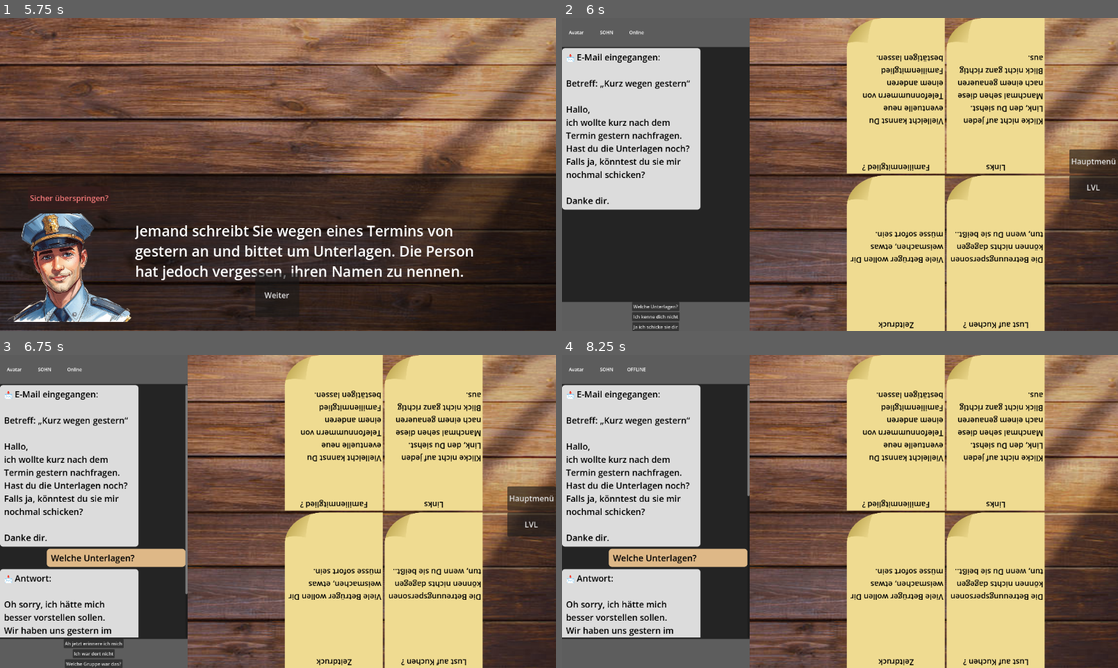
Above: before the commit, frames 1-4 (two rows, left to right).
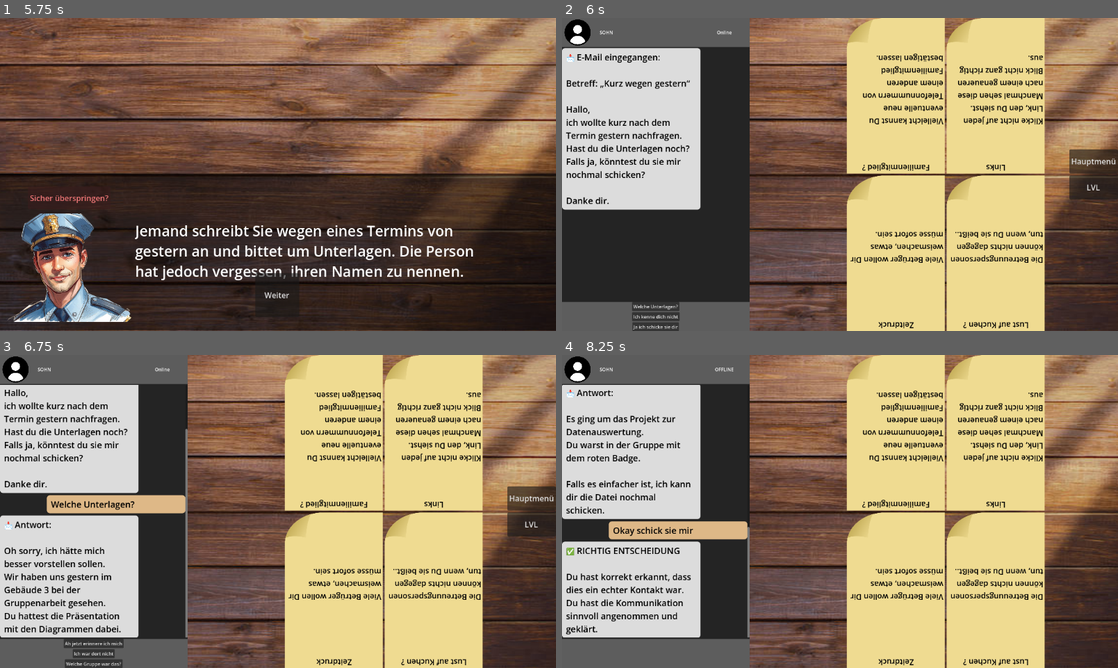
Above: after the commit, the same moments.

Repository: EgmundEGG/Enkeltrickbetr-ger-Spiel
Game: Godot game, scene res://Scenes/MainMenu.tscn
Same seed, same stepped clock (60 frames per second), same inputs: the game is played once before the commit and once after it.
Inputs (mouse positions are in pixels of both pictures, inside the frame that each line leads up to):
- Up to frame 1 (5.75 s): click "Direktnachrichten" at 0.5 s; click (100, 259) at 1.25 s; click "Weiter" at 2 s; click "Überspringen" at 2.75 s; click "Sicher überspringen?" at 3.5 s; click "Weiter" at 4.25 s; click "Überspringen" at 5 s
- Up to frame 2 (6 s): click "Sicher überspringen?" at 5.75 s
- Up to frame 3 (6.75 s): click "Welche Unterlagen?" at 6.5 s
- Up to frame 4 (8.25 s): click "Ah jetzt erinnere ich mich" at 7.25 s; click "Okay schick sie mir" at 8 s

Frame 1 is identical in both runs. In frame 2, 0.4% of the frame differs, in the area x 0-31%, y 0-9%; in frame 3, 8.7%; in frame 4, 9.1%, in the area x 0-34%, y 0-91%.

Commit message:
Adds avatar icon and spacer. Adds autoscroll

Diff:
--- a/enkeltrick-betrug/Scenes/Handy.tscn
+++ b/enkeltrick-betrug/Scenes/Handy.tscn
@@ -214,7 +214,6 @@
 text_overrun_behavior = 1
 
 [node name="Chat" type="Control" parent="." unique_id=1049416561]
-visible = false
 custom_minimum_size = Vector2(400, 0)
 layout_mode = 1
 anchors_preset = 9
@@ -255,11 +254,26 @@
 grow_horizontal = 2
 grow_vertical = 2
 
-[node name="Avatar" type="Label" parent="Chat/Background/VBoxContainer/Header/HBoxContainer" unique_id=1595374801]
-custom_minimum_size = Vector2(100, 0)
-layout_mode = 2
-text = "Avatar"
-horizontal_alignment = 1
+[node name="Spacer" type="Control" parent="Chat/Background/VBoxContainer/Header/HBoxContainer" unique_id=765320039]
+custom_minimum_size = Vector2(5, 0)
+layout_mode = 2
+
+[node name="Avatar2" type="VBoxContainer" parent="Chat/Background/VBoxContainer/Header/HBoxContainer" unique_id=1988435261]
+layout_mode = 2
+
+[node name="Spacer" type="Control" parent="Chat/Background/VBoxContainer/Header/HBoxContainer/Avatar2" unique_id=476004283]
+custom_minimum_size = Vector2(0, 4)
+layout_mode = 2
+
+[node name="Avatar" type="TextureRect" parent="Chat/Background/VBoxContainer/Header/HBoxContainer/Avatar2" unique_id=333831400]
+custom_minimum_size = Vector2(90, 90)
+layout_mode = 2
+texture = ExtResource("14_0vipr")
+expand_mode = 3
+
+[node name="Spacer2" type="Control" parent="Chat/Background/VBoxContainer/Header/HBoxContainer/Avatar2" unique_id=1293142281]
+custom_minimum_size = Vector2(0, 4)
+layout_mode = 2
 
 [node name="Name" type="Label" parent="Chat/Background/VBoxContainer/Header/HBoxContainer" unique_id=953940522]
 custom_minimum_size = Vector2(100, 0)
@@ -267,7 +281,14 @@
 text = "Name"
 horizontal_alignment = 1
 
-[node name="Status" type="Label" parent="Chat/Background/VBoxContainer/Header/HBoxContainer" unique_id=2014270431]
+[node name="Spacer2" type="Control" parent="Chat/Background/VBoxContainer/Header/HBoxContainer" unique_id=2099339514]
+custom_minimum_size = Vector2(300, 0)
+layout_mode = 2
+
+[node name="HBoxContainer" type="HBoxContainer" parent="Chat/Background/VBoxContainer/Header/HBoxContainer" unique_id=1405078680]
+layout_mode = 2
+
+[node name="Status" type="Label" parent="Chat/Background/VBoxContainer/Header/HBoxContainer/HBoxContainer" unique_id=2014270431]
 custom_minimum_size = Vector2(100, 0)
 layout_mode = 2
 text = "ONLINE/OFFLINE"
--- a/enkeltrick-betrug/chat.gd
+++ b/enkeltrick-betrug/chat.gd
@@ -9,12 +9,13 @@
 # header
 @onready var labelAvatar = $Background/VBoxContainer/Header/HBoxContainer/Avatar
 @onready var labelName = $Background/VBoxContainer/Header/HBoxContainer/Name
-@onready var labelStatus = $Background/VBoxContainer/Header/HBoxContainer/Status
+@onready var labelStatus = $Background/VBoxContainer/Header/HBoxContainer/HBoxContainer/Status
 #@onready var labelAvatar = $VBoxContainer/Header/HBoxContainer/Avatar
 #@onready var labelName = $VBoxContainer/Header/HBoxContainer/Name
 #@onready var labelStatus = $VBoxContainer/Header/HBoxContainer/Status
 #ScrollBox
 @onready var messagecontainer = $Background/VBoxContainer/ScrollContainer/MessageContainer
+@onready var scrollcontainer = $Background/VBoxContainer/ScrollContainer
 #@onready var messagecontainer = $VBoxContainer/ScrollContainer/MessageContainer
 #footer
 @onready var button1 = $Background/VBoxContainer/Footer/Buttonbox/Button
@@ -104,6 +105,9 @@
 
 	#spawn
 	messagecontainer.add_child(align_box)
+
+	await get_tree().process_frame
+	scrollcontainer.scroll_vertical = int(scrollcontainer.get_v_scroll_bar().max_value)
 	pass
 
 func showStep(key:String) ->void:
--- /dev/null
+++ b/enkeltrick-betrug/image/check_circle.svg
@@ -0,0 +1 @@
+<svg xmlns="http://www.w3.org/2000/svg" height="40px" viewBox="0 -960 960 960" width="40px" fill="#1bac2c"><path d="m421.44-293.35 285.62-285.61-54.68-54.25-230.94 230.94-115.61-115.61-54 54.25 169.61 170.28ZM480.02-73.3q-83.95 0-158.14-31.96-74.19-31.96-129.43-87.19-55.23-55.24-87.19-129.41Q73.3-396.03 73.3-479.98q0-84.61 31.96-158.81 31.96-74.19 87.17-129.1t129.39-86.94q74.18-32.03 158.14-32.03 84.63 0 158.85 32.02 74.21 32.02 129.1 86.91 54.9 54.88 86.92 129.08 32.03 74.2 32.03 158.85 0 83.97-32.03 158.16t-86.94 129.41q-54.91 55.21-129.08 87.17Q564.64-73.3 480.02-73.3Zm-.02-75.76q138.38 0 234.66-96.51 96.28-96.52 96.28-234.43 0-138.38-96.28-234.66t-234.74-96.28q-137.79 0-234.33 96.28-96.53 96.28-96.53 234.74 0 137.79 96.51 234.33 96.52 96.53 234.43 96.53ZM480-480Z"/></svg>
Not shown, added: enkeltrick-betrug/image/check_circle.svg.import
